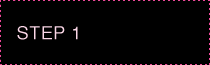
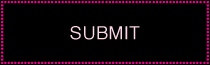
Layered file, before and after one edit (210 × 65). Changes by layer:
painted on "Vector Smart Object" over (0, 0, 210, 65)
showed "submit" over (70, 26, 140, 40)
hid "STEP 1" over (17, 26, 78, 40)
